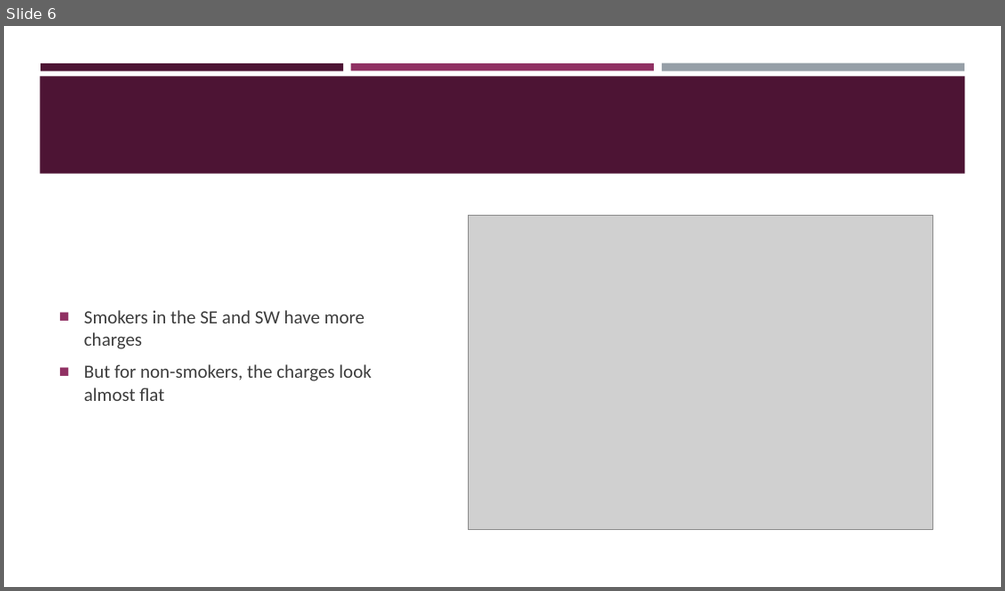
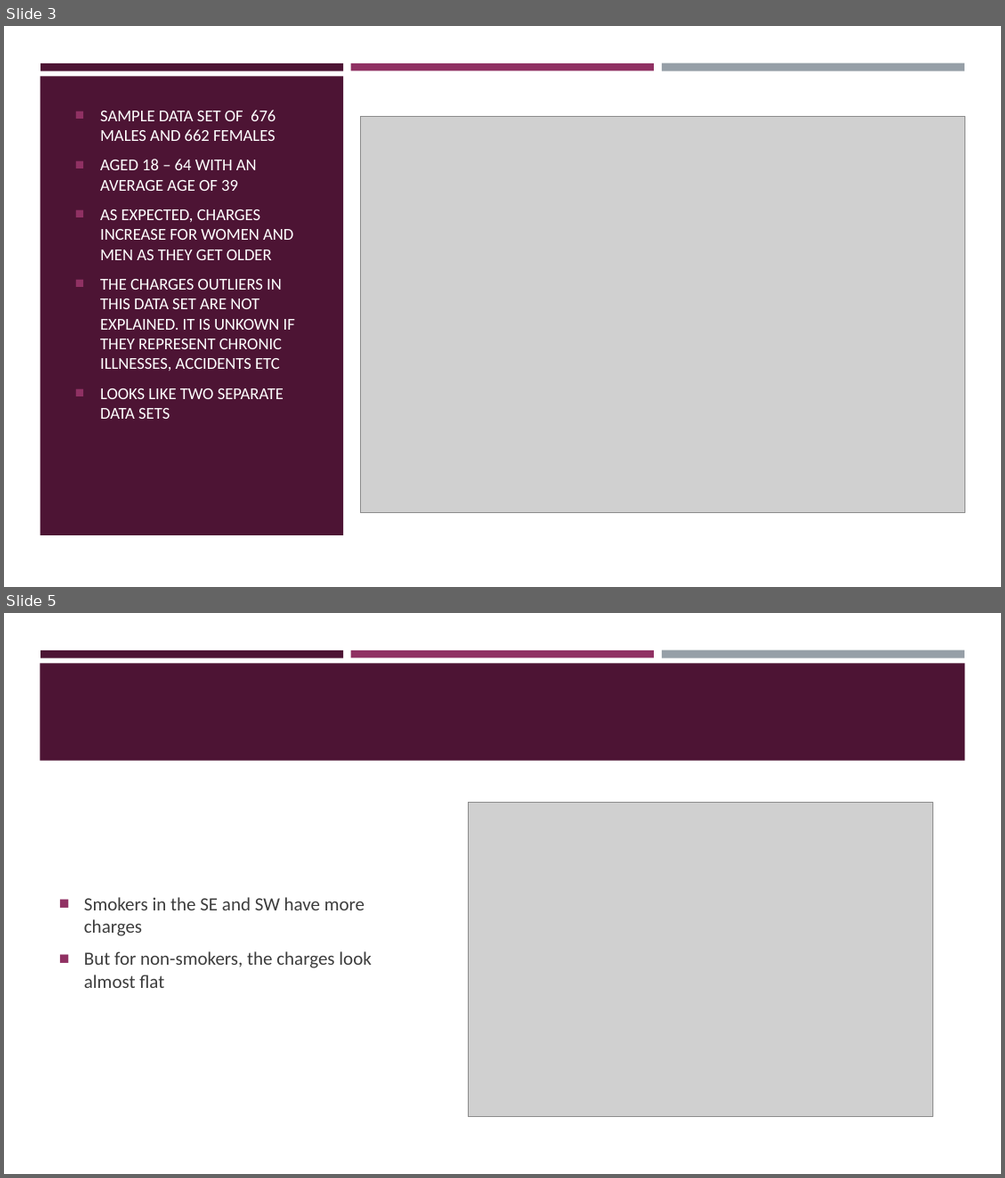
Before and after one commit to Dewalk/final_capstone, a slide deck: Presentation6.pptx. Shown one above the other, each under a label of ours: slide 6 before the commit, slides 3 and 5 after it; the slides between them are not shown. The pictures are 1005x591 and 1005x1178 pixels, drawn with LibreOffice and Linux fonts; fonts in the diff are those of the drawing; grey boxes stand for pictures. Boxes give left, top, right and bottom in pixels: in the first picture for what was removed or moved away, otherwise in the second. Text is boxed around its words. In the diff, an @@ line names an element or a change of style, - is before the commit and + after.

```diff
--- a/Presentation6.pptx
+++ b/Presentation6.pptx
@@ slide 3 added at bbox=[4, 26, 1001, 587], background #000000 @@
@@ rectangle added at bbox=[4, 26, 1001, 587], fill #FFFFFF @@
@@ rectangle added at bbox=[40, 76, 343, 535], fill #4D1434 @@
@@ rectangle added at bbox=[40, 63, 343, 70], fill #4D1434 @@
@@ rectangle added at bbox=[351, 63, 654, 70], fill #903163 @@
@@ rectangle added at bbox=[662, 63, 964, 71], fill #969FA7 @@
@@ text added at bbox=[100, 110, 295, 418], 16 pt, text #FFFFFF @@
+■ SAMPLE DATA SET OF 676 MALES AND 662 FEMALES
+■ AGED 18 – 64 WITH AN AVERAGE AGE OF 39
+■ AS EXPECTED, CHARGES INCREASE FOR WOMEN AND MEN AS THEY GET OLDER
+■ THE CHARGES OUTLIERS IN THIS DATA SET ARE NOT EXPLAINED. IT IS UNKOWN IF THEY REPRESENT CHRONIC ILLNESSES, ACCIDENTS ETC
+■ LOOKS LIKE TWO SEPARATE DATA SETS
@@ picture added at bbox=[361, 117, 966, 513] @@
@@ what was slide 6 is now slide 5 @@
```
Also in this commit, not shown: 5 slides changed, 4 other slides added, 4 slides removed, 9 other files.
